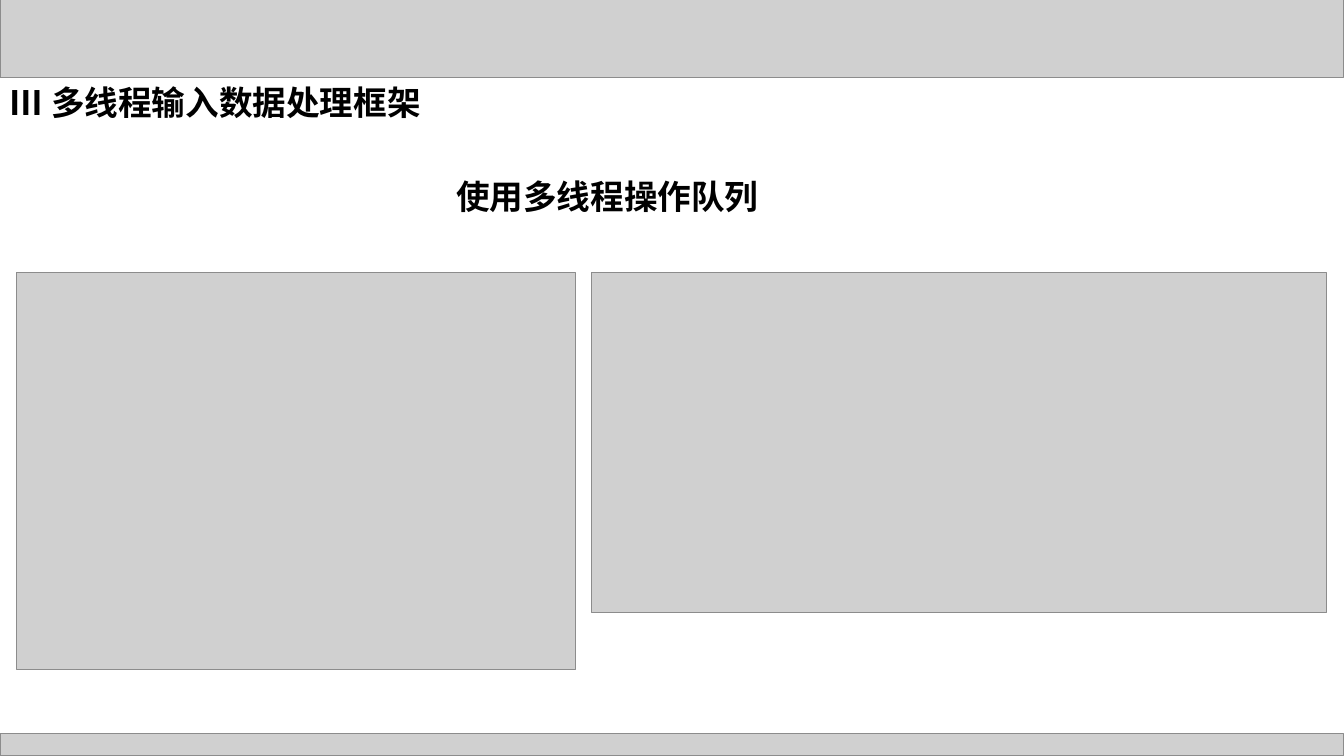
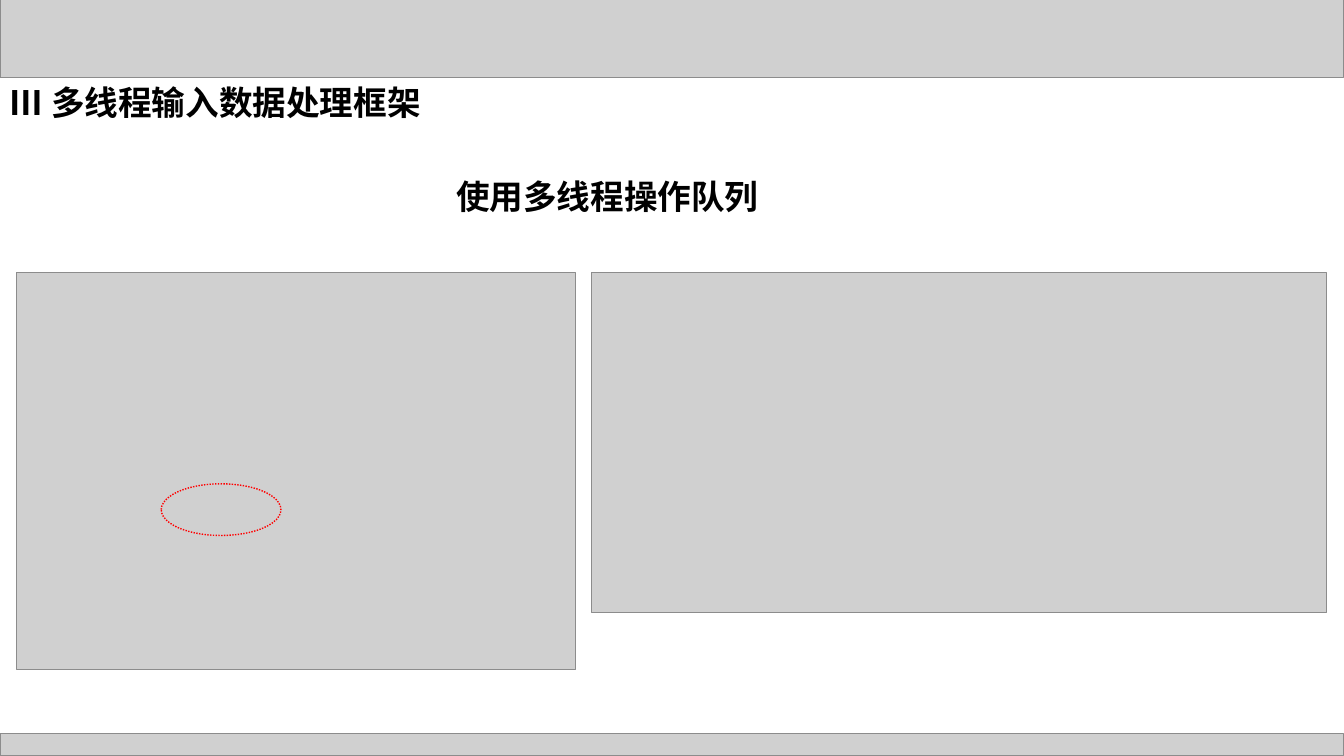
Before and after one commit to lhuangjs/tensotflow-in-action, a slide deck: slide 26 of supports/ppt/chapter7/chapter7.pptx. Drawn at 1344x756 pixels with LibreOffice and Linux fonts; fonts in the diff are those of the drawing; grey boxes stand for pictures. Boxes give left, top, right and bottom in pixels: in the first picture for what was removed or moved away, otherwise in the second. Text is boxed around its words. In the diff, an @@ line names an element or a change of style, - is before the commit and + after.

```diff
--- a/supports/ppt/chapter7/chapter7.pptx
+++ b/supports/ppt/chapter7/chapter7.pptx
@@ ellipse added at <box>161,484,281,535</box>, outline #FF0000 1 pt dashed @@
```
Also in this commit, not shown: 6 other slides changed, 2 slides added, 1 slide removed, 16 other files.
